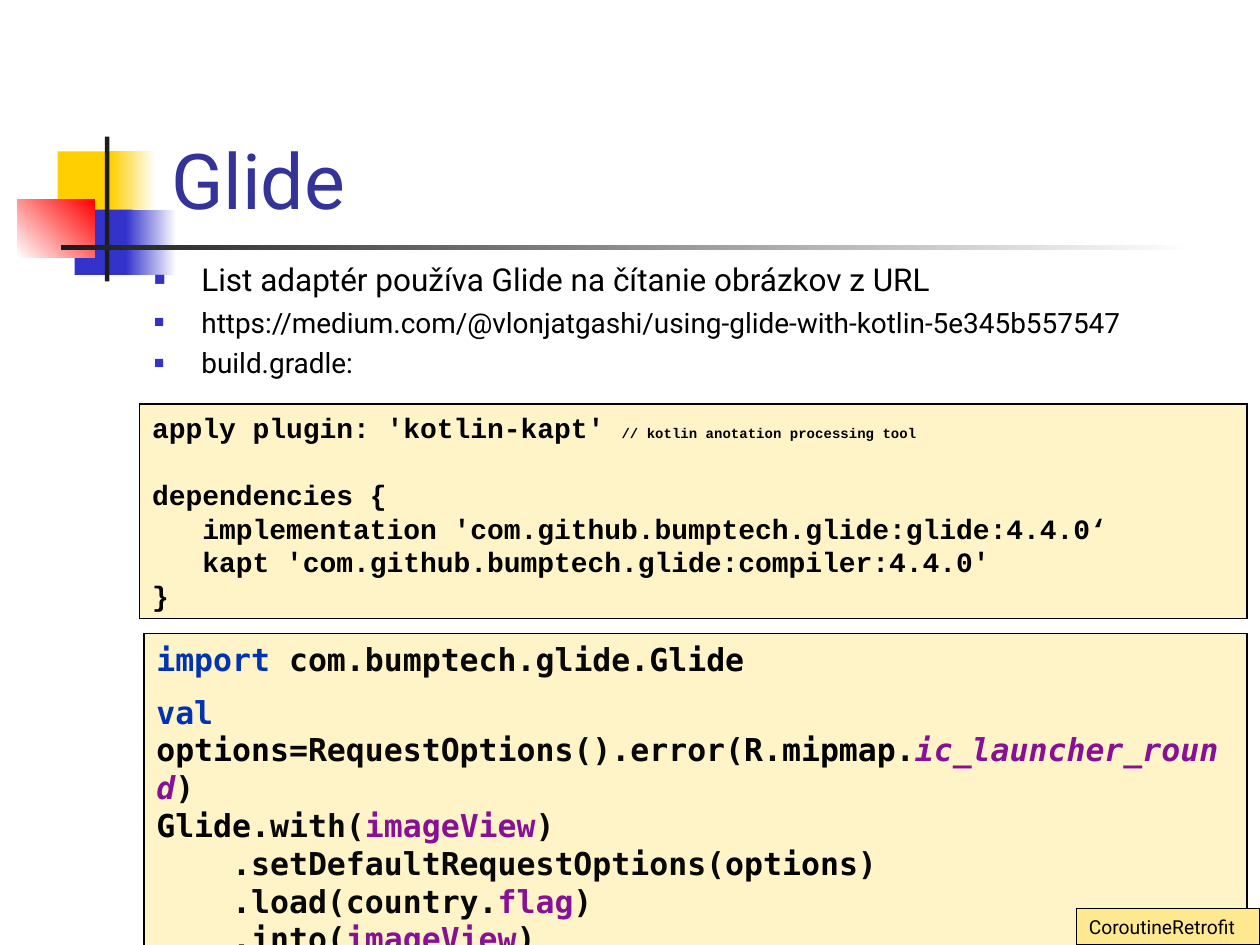
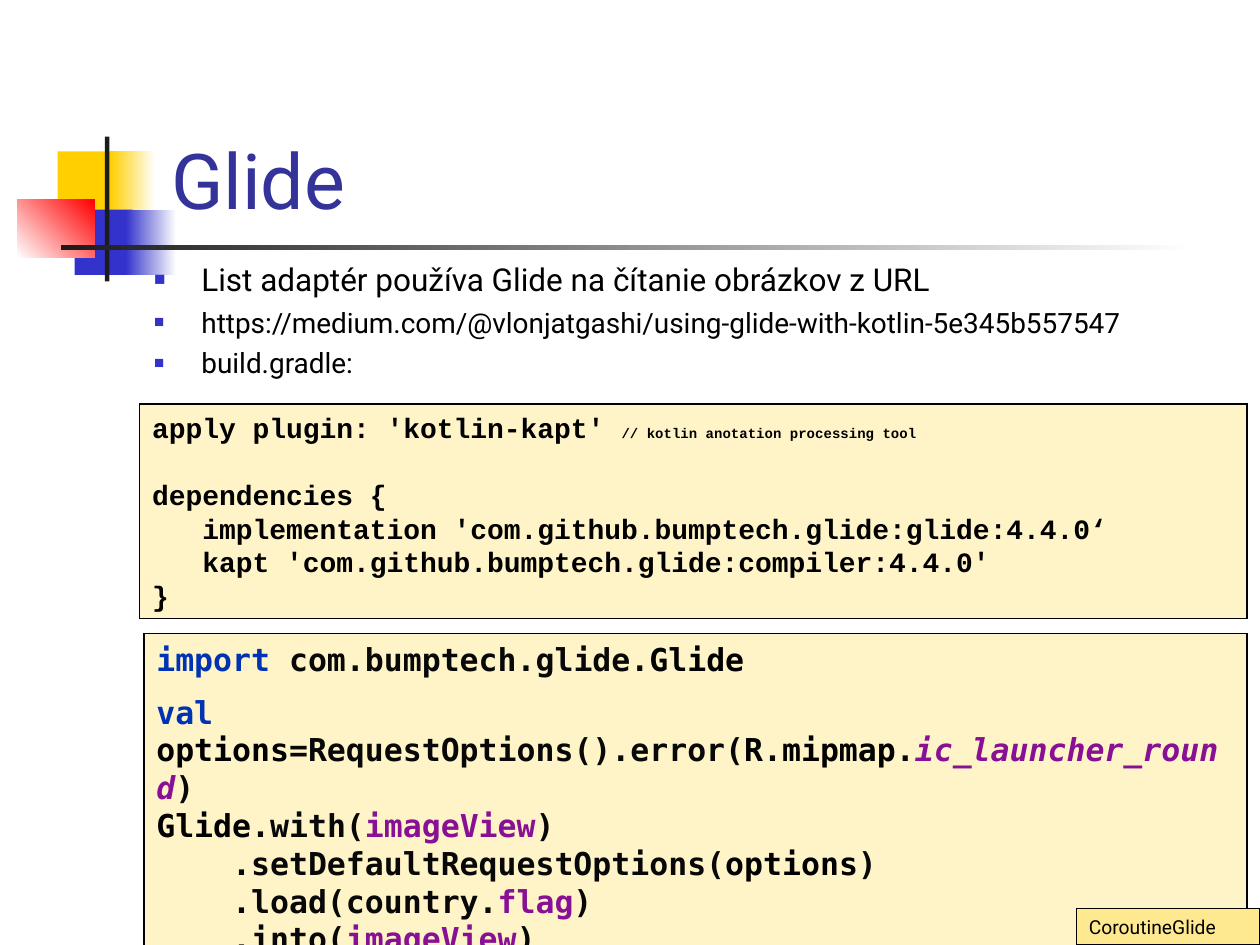
Before and after one commit to vmandro/Prednasky, a slide deck: slide 42 of 10/10_Android.ppt. Drawn at 1260x945 pixels with LibreOffice and Linux fonts; fonts in the diff are those of the drawing. Boxes give left, top, right and bottom in pixels: in the first picture for what was removed or moved away, otherwise in the second. Text is boxed around its words. In the diff, an @@ line names an element or a change of style, - is before the commit and + after.

```diff
--- a/10/10_Android.ppt
+++ b/10/10_Android.ppt
@@ text in rectangle at box(1089, 919, 1216, 935): text changed @@
-CoroutineRetrofit
+CoroutineGlide
```
Also in this commit, not shown: 10 other slides changed, 2 other files.
